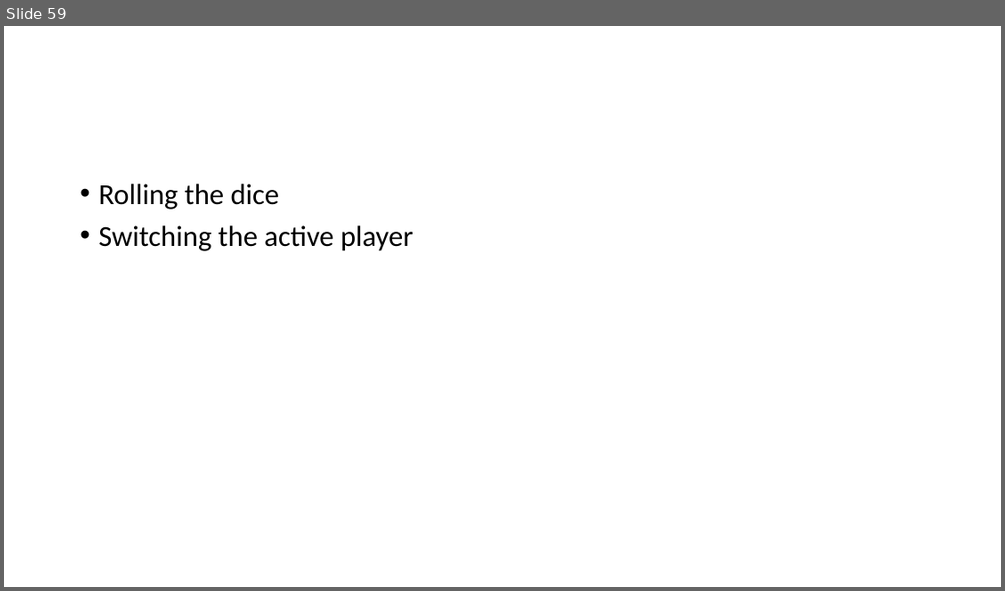
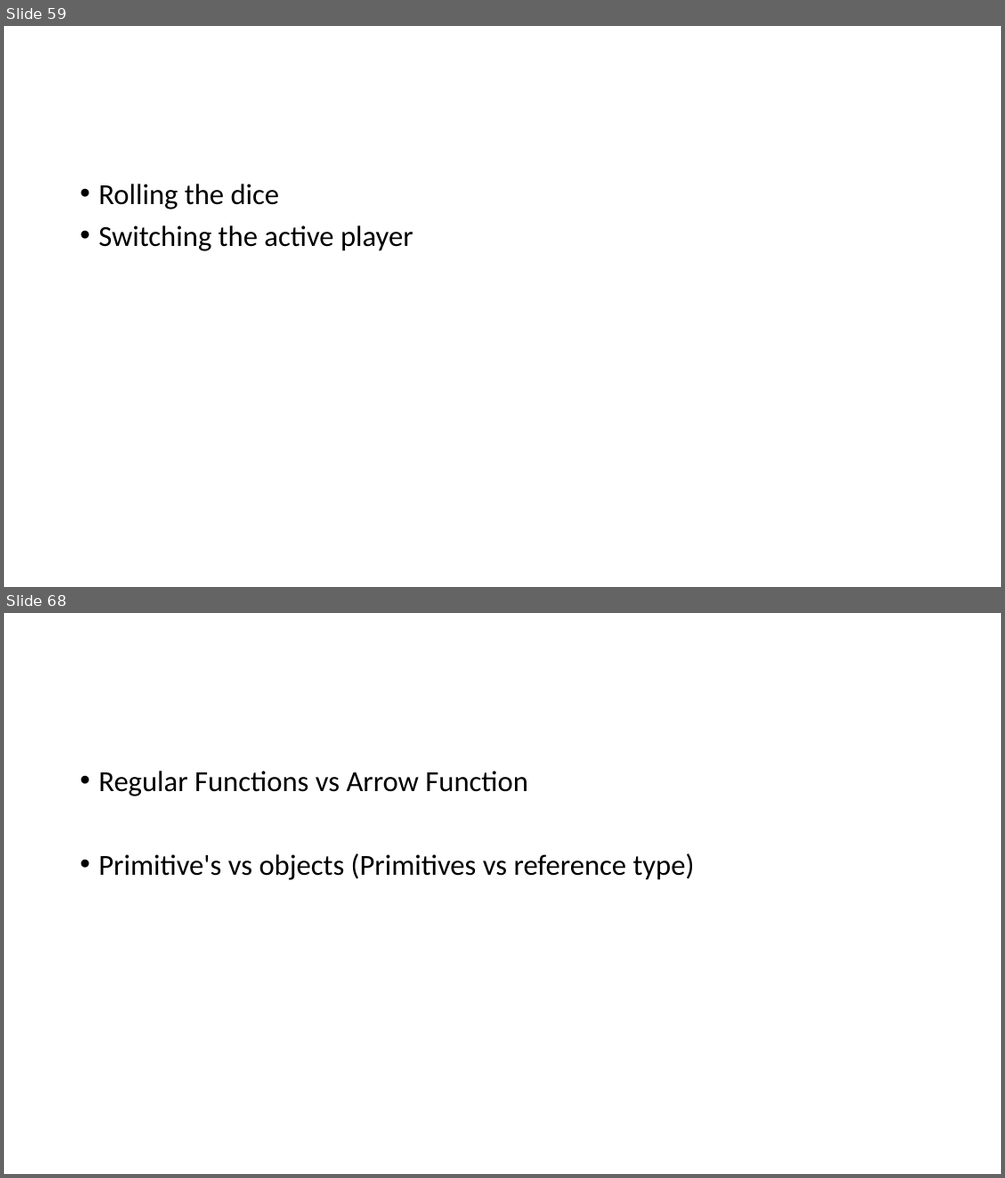
Before and after one commit to PiyushChaturvedii/Batch05, a slide deck: JavaScript.pptx. Shown one above the other, each under a label of ours: slide 59 before the commit, slides 59 and 68 after it; the slides between them are not shown. The pictures are 1005x591 and 1005x1178 pixels, drawn with LibreOffice and Linux fonts; fonts in the diff are those of the drawing. Boxes give left, top, right and bottom in pixels: in the first picture for what was removed or moved away, otherwise in the second. Text is boxed around its words. In the diff, an @@ line names an element or a change of style, - is before the commit and + after.

```diff
--- a/JavaScript.pptx
+++ b/JavaScript.pptx
@@ slide 68 added at <box>4,613,1001,1174</box>, background #FFFFFF @@
@@ text added at <box>98,771,695,880</box>, 28 pt, text #000000 @@
+• Regular Functions vs Arrow Function
+• Primitive's vs objects (Primitives vs reference type)
```
Also in this commit, not shown: 10 other slides added, 22 other files.
